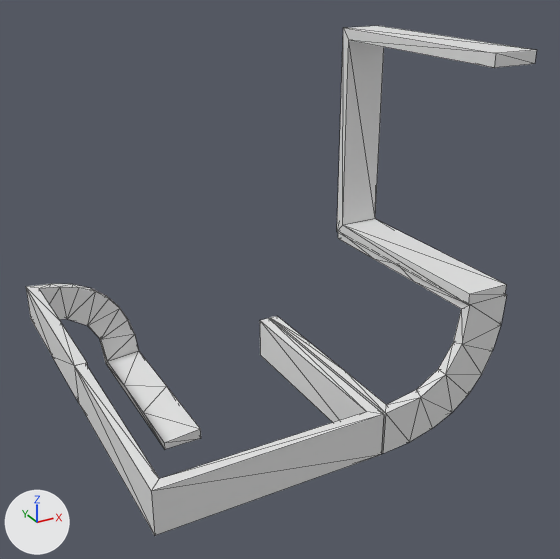
The OBJ model data/bmc/SET_4W2C/t_334.obj as it was, and as the next commit left it.
One viewpoint serves both versions: a 50 mm lens placed at (-0.833, -1.575, 0.688), pointed at (0.009, -0.044, -0.077). Every picture has the same lights, and +X, +Y and +Z are marked at lower left. Mesh edges are drawn as thin lines. Where no turn or scale is listed for an object, it has been applied to the vertices.

The first picture shows 't_334'.
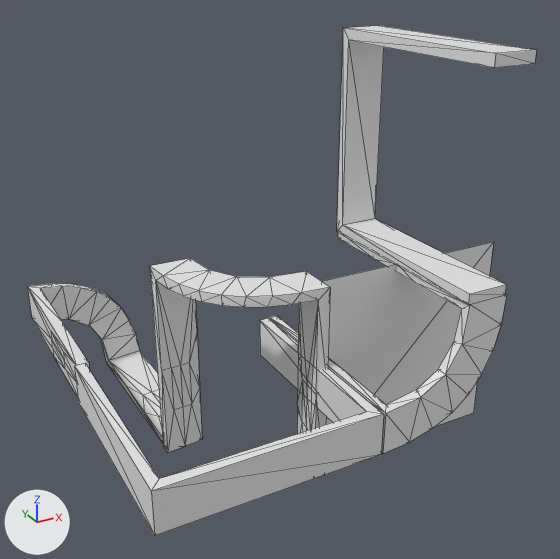
Pixel boxes (x1, y1, x2, y2) of what changed, in the pictures (560 x 559 px):
't_334', reshaped: before (26, 26, 537, 535); after (28, 26, 537, 535)
part 1 of me_t_334, added: after (150, 258, 330, 479)
part 2 of me_t_334, added: after (28, 284, 203, 443)
part 3 of me_t_334, deleted: before (26, 284, 201, 449)
part 4 of me_t_334, built on: before (270, 294, 507, 453); after (270, 242, 507, 453)

The change in detail:
me_t_334 is used by ob_t_334; location (0.0, 0.0, 0.0).
me_t_334 had 118 vertices, 224 faces and spanned x -0.5..0.304, y -0.5..0.5, z -0.5..0.5.
me_t_334 now has 252 vertices, 478 faces and spans x -0.5..0.5, y -0.5..0.5, z -0.501..0.5.
me_t_334 part 1: a new loose piece of 72 vertices spanning x -0.3..0.0, y -0.286..0.014, z -0.5..0.0.
me_t_334 part 2: a new loose piece of 72 vertices spanning x -0.496..-0.196, y 0.0..0.5, z -0.501..-0.201.
Part 3, on me_t_334:
42 vertices are removed from x -0.5..-0.2, y 0.0..0.5, z -0.5..-0.2.
84 faces are deleted.
Part 4, on me_t_334:
20 faces are deleted.
26 vertices are added at x 0.0..0.5, y -0.25..0.0, z -0.5..0.001.
6 new vertices lie (0.0, 0.125, 0.0) away from vertices in x 0.004..0.279, y -0.25, z -0.274..0.001.
78 new faces join them.
